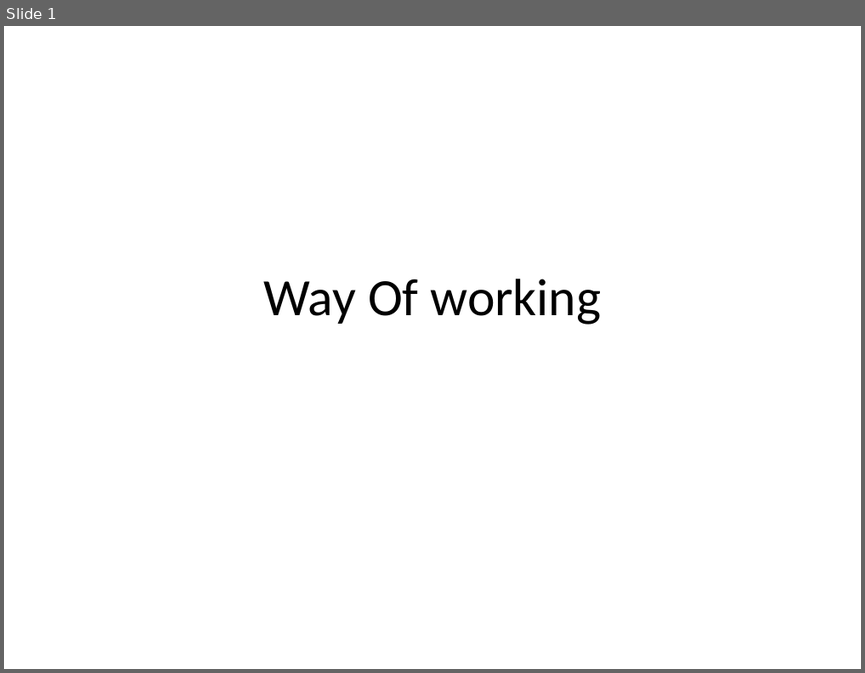
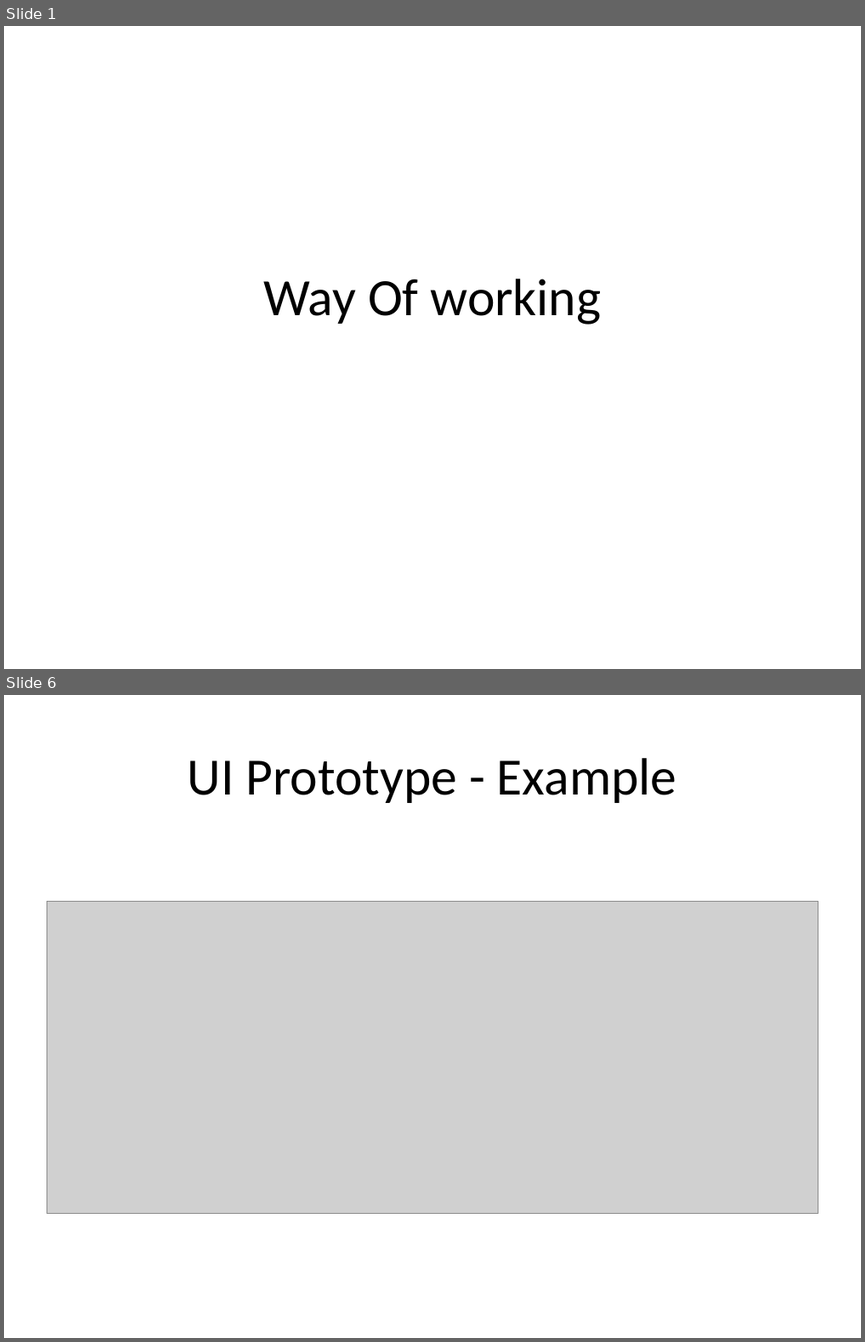
Before and after one commit to perlovdinger/testManagement, a slide deck: 1_planning/way_of_working/WayOfWorking.pptx. Shown one above the other, each under a label of ours: slide 1 before the commit, slides 1 and 6 after it; the slides between them are not shown. The pictures are 865x673 and 865x1342 pixels, drawn with LibreOffice and Linux fonts; fonts in the diff are those of the drawing; grey boxes stand for pictures. Boxes give left, top, right and bottom in pixels: in the first picture for what was removed or moved away, otherwise in the second. Text is boxed around its words. In the diff, an @@ line names an element or a change of style, - is before the commit and + after.

```diff
--- a/1_planning/way_of_working/WayOfWorking.pptx
+++ b/1_planning/way_of_working/WayOfWorking.pptx
@@ slide 6 added at bbox=[4, 695, 861, 1338], background #FFFFFF @@
@@ title added at bbox=[188, 758, 676, 803], 44 pt, text #000000 @@
+UI Prototype - Example
@@ picture added at bbox=[46, 901, 818, 1213] @@
```
Also in this commit, not shown: 6 other slides added, 1 slide removed, 12 other files.
